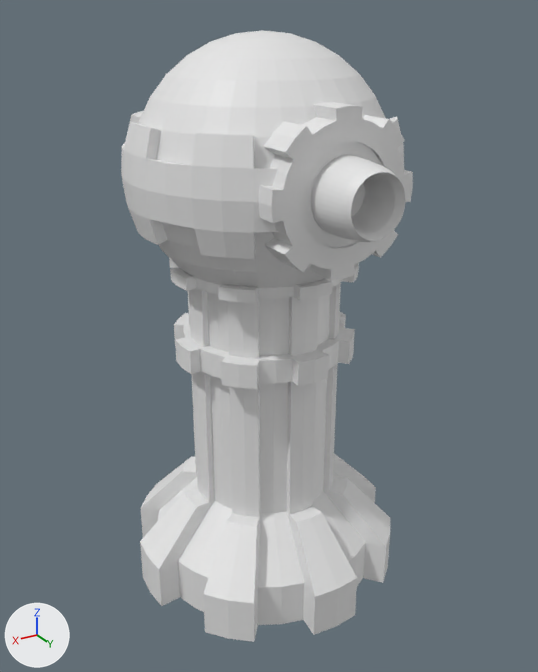
Two versions of the Blender file Assets/EnemyModel/IzzyModel_2.blend, one commit apart.
Camera for both pictures: a 50 mm lens placed at (2.96, 5.02, 4.72), pointed at (0.04, 0.15, 2.29). Lighting does not change. The marker at lower left points along +X, +Y and +Z.
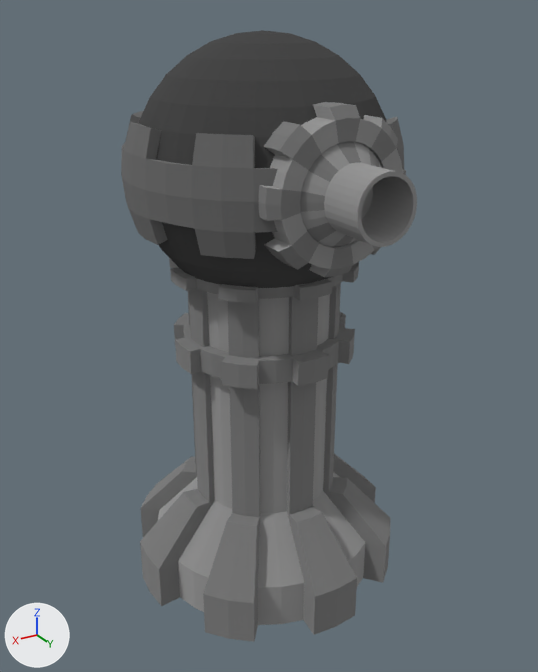
The edits, one by one:
Picture 'steampunk+grey_pallette.png' (img_steampunk_grey_pallette_png) is new.
Material 'BlinkyMaterial' (mat_blinkymaterial) is new.
Its texture is img_steampunk_grey_pallette_png.
Its roughness is 0.5.
me_cylinder has 608 vertices, 578 faces and spans x -1.18..1.18, y -1.18..1.18, z -1.0..13.54.
me_cylinder is used by ob_cylinder; location (0.0, 0.0, 0.2); scale (1.0, 1.0, 0.2).
me_cylinder part 1: texture (UV) coordinates of 578 of 578 faces, centred in x -1.17..1.17, y -1.17..1.17, z -1.0..13.54, changed; they spanned u 0.0..1.0, v 0.01..1.0 and now span u 0.63..0.69, v 0.45..0.91.
me_cylinder now uses material mat_blinkymaterial (picture img_steampunk_grey_pallette_png).
me_sphere has 288 vertices, 288 faces and spans x -1.08..1.08, y -1.08..1.08, z -0.41..0.41.
me_sphere is used by ob_sphere; location (0.0, 0.0, 3.62).
me_sphere part 2: texture (UV) coordinates of 288 of 288 faces, centred in x -1.06..1.06, y -1.06..1.06, z -0.39..0.39, changed; they spanned u 0.0..1.0, v 0.38..0.63 and now span u 0.54..0.59, v 0.11..0.12.
me_sphere now uses material mat_blinkymaterial (picture img_steampunk_grey_pallette_png).
me_sphere_001 has 482 vertices, 512 faces and spans x -1.0..1.0, y -1.0..1.0, z -1.0..1.0.
me_sphere_001 is used by ob_sphere_001; location (0.0, 0.0, 3.62).
me_sphere_001 part 3: texture (UV) coordinates of 512 of 512 faces, centred in x -0.98..0.98, y -0.98..0.98, z -0.99..0.99, changed; they spanned u 0.0..1.0, v 0.0..1.0 and now span u 0.55..0.58, v 0.68..0.71.
me_sphere_001 now uses material mat_blinkymaterial (picture img_steampunk_grey_pallette_png).
me_cylinder_001 is used by ob_cylinder_001; location (0.0, 0.94, 3.62); rotation (1.571, 0.0, 0.0), in degrees (90, 0, 0); scale (0.5, 0.5, 0.134).
me_cylinder_001 had 176 vertices, 146 faces and spanned x -1.15..1.15, y -1.15..1.15, z -1.0..1.0.
me_cylinder_001 now has 304 vertices, 274 faces and spans x -1.15..1.15, y -1.15..1.15, z -4.31..1.0.
Part 4, on me_cylinder_001:
1 face is deleted.
24 vertices in x -1.15..1.15, y -1.15..1.15, z -1.0 move by (0.0, 0.0, 0.45).
64 vertices are added at x -0.47..0.47, y -0.47..0.47, z -4.31.
32 new vertices lie (0.0, 0.0, 3.04) away from vertices in x -0.41..0.41, y -0.41..0.41, z -4.31.
32 new vertices lie (0.0, 0.0, 2.59) away from vertices in x -0.47..0.47, y -0.47..0.47, z -4.31.
129 new faces join them.
me_cylinder_001 part 5: 145 faces spanning x -1.15..1.15, y -1.15..1.15, z -1.0..1.0 switch from no material to mat_blinkymaterial (picture img_steampunk_grey_pallette_png).
Object 'Torus' (ob_torus) is deleted.
Object 'Cylinder.001' (ob_cylinder_001) moves from (0.0, 0.94, 3.62) to (0.0, 0.93, 3.62).

Changed parts and their boxes (x1, y1, x2, y2) in the pictures (538 x 672 px):
'Cylinder', recoloured, surface changed: (140, 258, 390, 642) in both
'Sphere.001', recoloured, surface changed (white to black): (138, 30, 386, 288) in both
'Cylinder.001', reshaped, moved: before (258, 102, 413, 280); after (258, 102, 417, 277)
'Sphere', recoloured, surface changed: (121, 111, 404, 259) in both
'Torus', deleted: before (311, 155, 406, 242)
part 3 of me_sphere_001, surface changed (white to black): before (138, 30, 385, 288); after (138, 30, 386, 288)
part 4 of me_cylinder_001, built on: before (258, 102, 413, 280); after (258, 102, 417, 277)
part 5 of me_cylinder_001, recoloured (white to grey): before (270, 117, 404, 270); after (270, 117, 403, 269)
